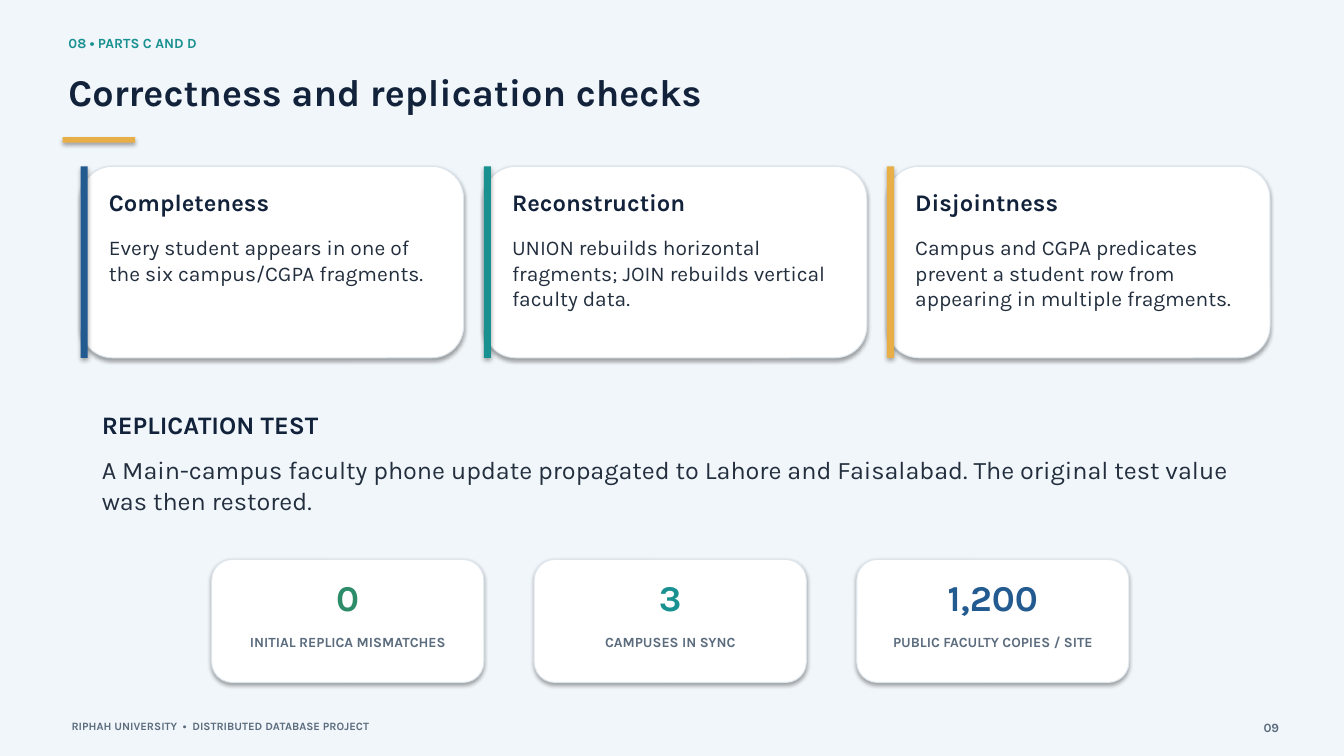
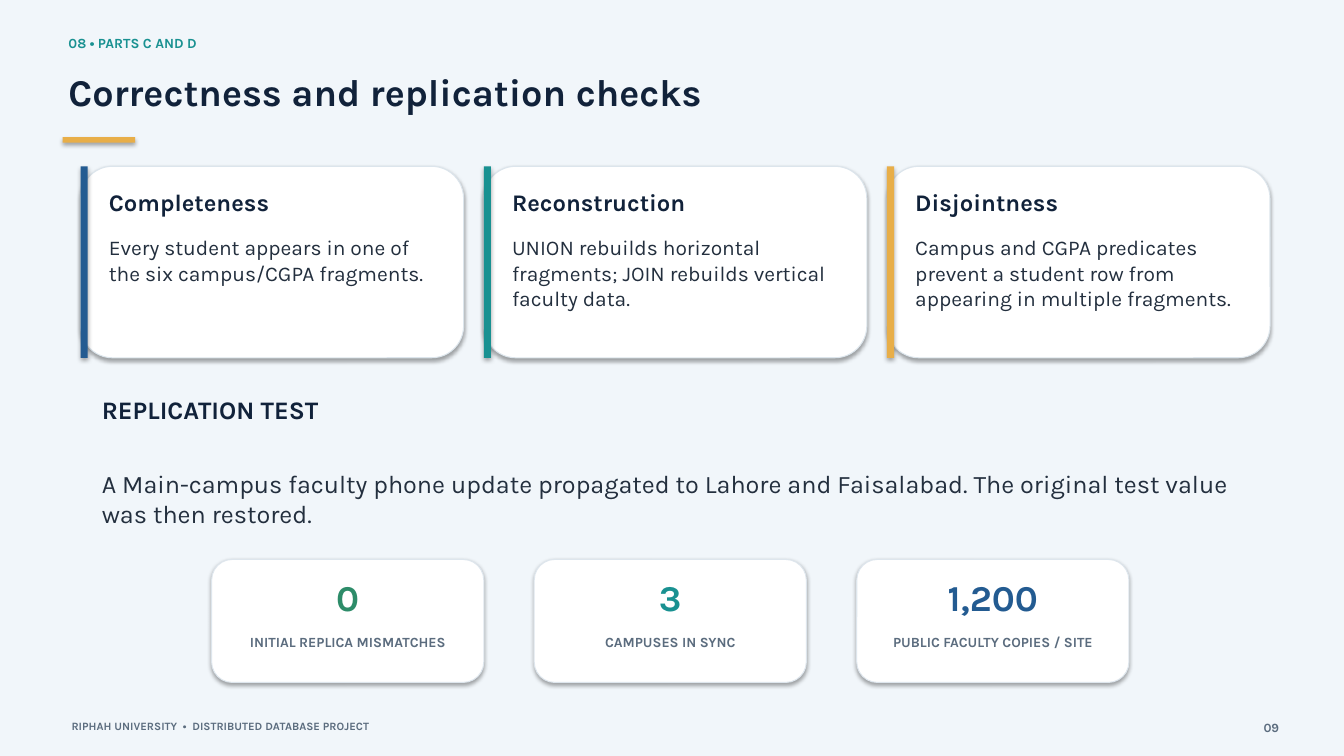
Before and after one commit to AbdulMooiz/Distrubuted_Database_for_Riphah_University, a slide deck: slide 9 of Project Presentation.pptx. Drawn at 1344x756 pixels with LibreOffice and Linux fonts; fonts in the diff are those of the drawing. Boxes give left, top, right and bottom in pixels: in the first picture for what was removed or moved away, otherwise in the second. Text is boxed around its words. In the diff, an @@ line names an element or a change of style, - is before the commit and + after.

```diff
--- a/Project Presentation.pptx
+++ b/Project Presentation.pptx
@@ text "REPLICATION TEST" moved from (x1=102, y1=417, x2=319, y2=435) to (x1=102, y1=402, x2=319, y2=420) @@
@@ text "A Main-campus faculty phone update ..." moved from (x1=102, y1=461, x2=1227, y2=511) to (x1=102, y1=475, x2=1227, y2=524) @@
```
Also in this commit, not shown: 7 other slides changed, 2 other files.
